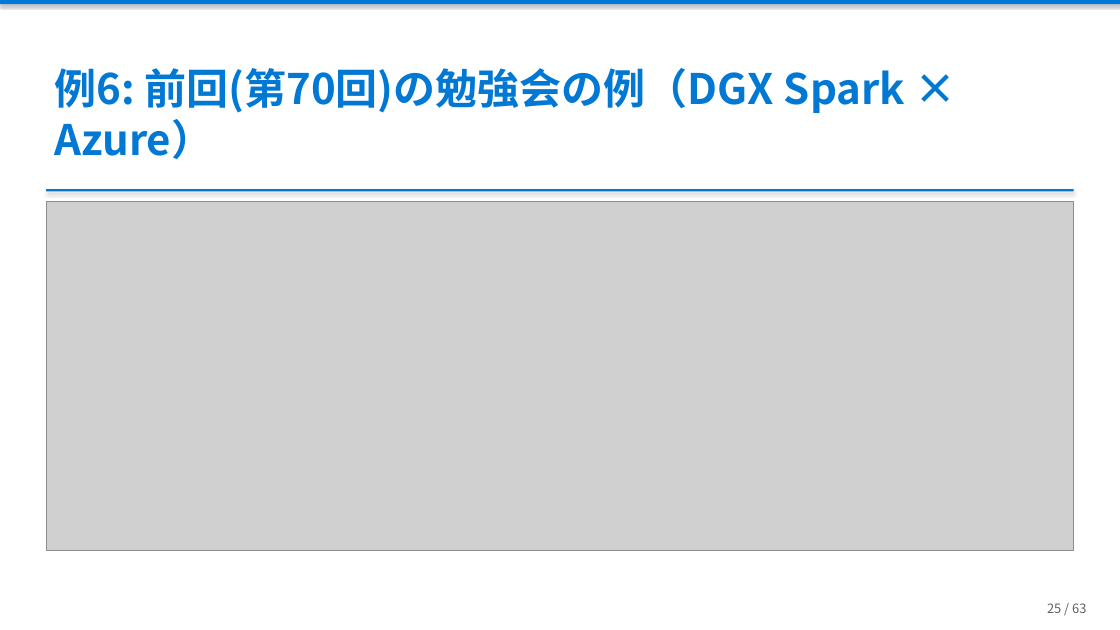
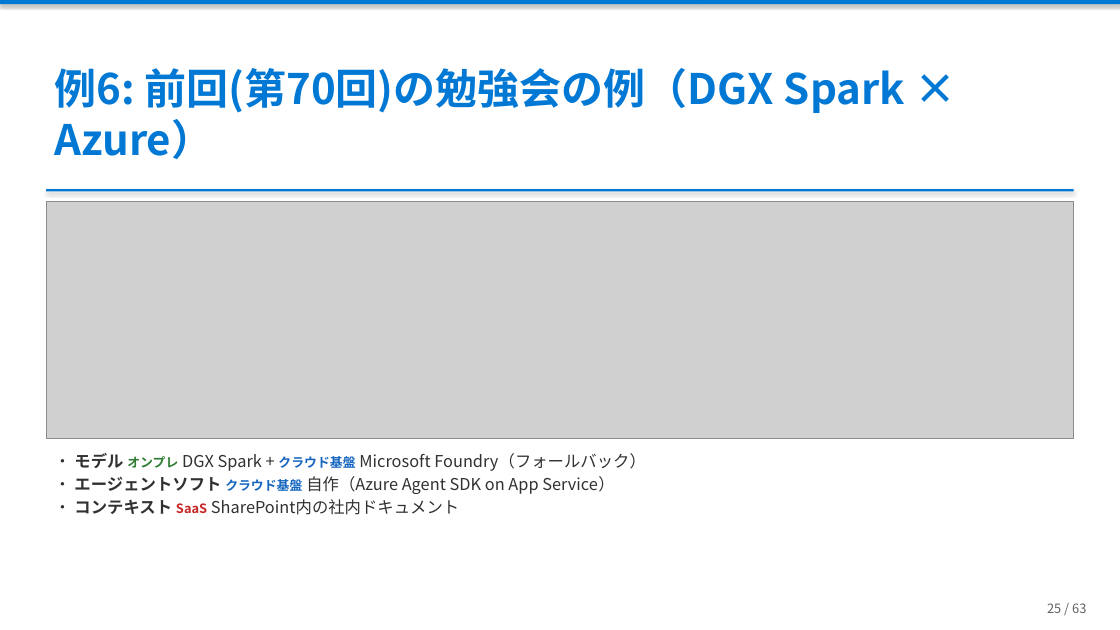
Before and after one commit to ebibibi/presentations, a slide deck: slide 25 of HCCJP_71/AI時代の「本当の」ハイブリッドクラウド — エージェントが実現した、あの頃の夢.pptx. Drawn at 1120x630 pixels with LibreOffice and Linux fonts; fonts in the diff are those of the drawing; grey boxes stand for pictures. Boxes give left, top, right and bottom in pixels: in the first picture for what was removed or moved away, otherwise in the second. Text is boxed around its words. In the diff, an @@ line names an element or a change of style, - is before the commit and + after.

```diff
--- a/HCCJP_71/AI時代の「本当の」ハイブリッドクラウド — エージェントが実現した、あの頃の夢.pptx
+++ b/HCCJP_71/AI時代の「本当の」ハイブリッドクラウド — エージェントが実現した、あの頃の夢.pptx
@@ picture: place and size @@
-picture at [46,202,1074,550]
+picture at [46,202,1074,439]
@@ text added at [74,453,646,515], 14 pt, text #323130 @@
+• モデル オンプレ DGX Spark + クラウド基盤 Microsoft Foundry（フォールバック）
+• エージェントソフト クラウド基盤 自作（Azure Agent SDK on App Service）
+• コンテキスト SaaS SharePoint内の社内ドキュメント
```
Also in this commit, not shown: 8 other slides changed, 1 other file.
